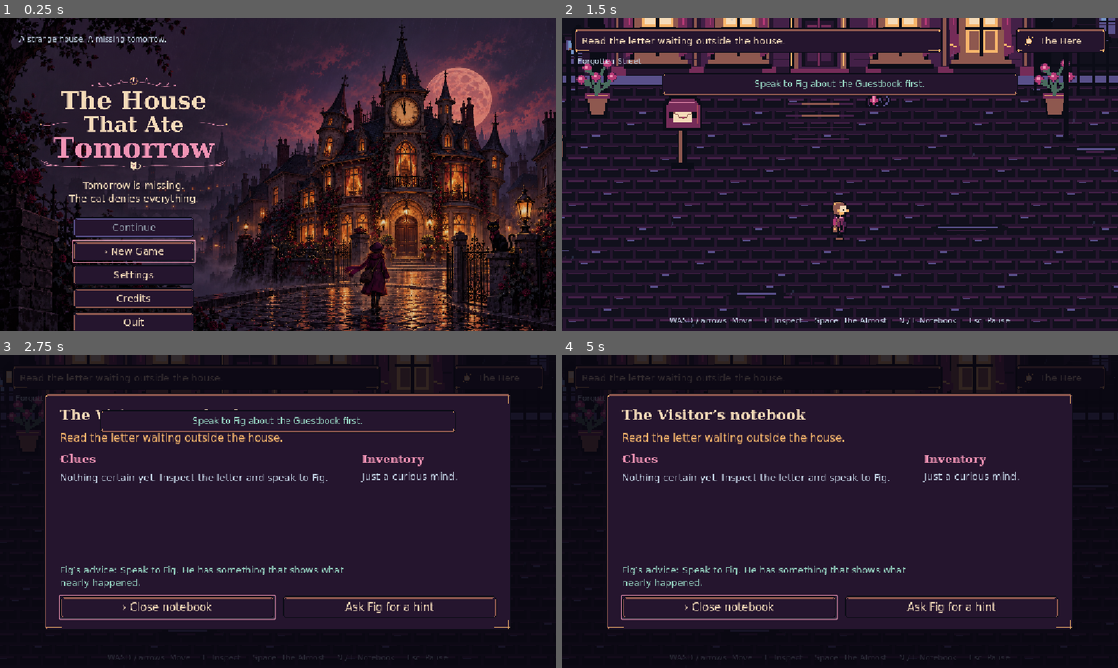
Above: before the commit, frames 1-4 (two rows, left to right).
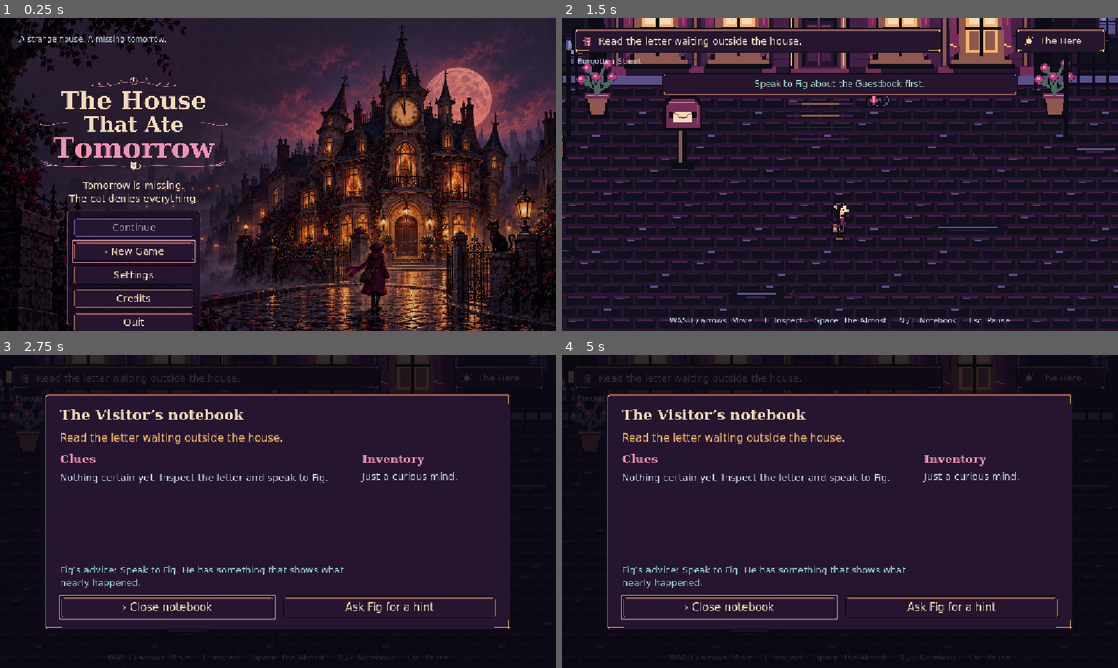
Above: after the commit, the same moments.

Repository: itsnotalwin/THE-HOUSE-THAT-ATE-TOMORROW-
Game: Godot game, scene res://scenes/main.tscn
The game is run twice, just before and just after one commit, with the same random seed, the same clock (stepped at 60 frames per second) and the same inputs. Sound files missing from this copy of the repository are replaced by a short silence.
Inputs (mouse positions are in pixels of both pictures, inside the frame that each line leads up to):
- Up to frame 1 (0.25 s): no input
- Up to frame 2 (1.5 s): click "› New Game" at 0.5 s; tap Enter at 1.25 s; move the mouse to (962, 158) at 1.27 s; hold D (move_right) from 1.28 s (still down); hold Space (almost) from 1.28 s (still down); click (962, 158) at 1.42 s
- Up to frame 3 (2.75 s): tap N (notebook) at 1.55 s; release D (move_right) at 2 s; release Space (almost) at 2 s; click "Ask Fig for a hint" at 2 s
- Up to frame 4 (5 s): click "Ask Fig for a hint" at 2.75 s; move the mouse to (728, 527) at 3.52 s; hold S (move_down) 3.53-4.28 s; tap E (interact) at 3.6 s; click (728, 527) at 3.67 s; tap N (notebook) at 3.8 s; move the mouse to (895, 442) at 4.27 s; hold D (move_right) from 4.28 s (still down); hold N (notebook) from 4.28 s (still down); click (895, 442) at 4.42 s

The runs differ from the first frame. In frame 1, 0.6% of the frame differs, in the area x 12-37%, y 61-98%; in frame 2, 0.7%; in frame 3, 1.6%, in the area x 3-82%, y 6-25%; in frame 4, 0.3%.

Commit message:
Polish interface and update the Visitor character

Diff:
--- a/assets/approved_manifest.csv
+++ b/assets/approved_manifest.csv
@@ -2,7 +2,6 @@
 foyer_atlas_here.png,art_staging/tiles/foyer_atlas_here.png,57eb284fee8014e71d812bdfcf4d7a4874401374d27ab7d18c21c2d99e65b34d,2026-10-27
 foyer_atlas_almost.png,art_staging/tiles/foyer_atlas_almost.png,8039880b429f993b2fb16726c460585a78e0a8063dc91657bfb0ac4380e0823c,2026-10-27
 foyer_atlas.json,art_staging/tiles/foyer_atlas.json,a3a3a1a61d52e0b690de57f984d9092d8412b68c27277c4a36bfd301abae1693,2026-10-27
-visitor_sheet.png,art_staging/sprites/visitor_sheet.png,93aea858ae17f71320728196a7fe434a300ce62083d61a1531475598e40384a5,2026-10-27
 fig_sheet.png,art_staging/sprites/fig_sheet.png,ad5d69098fdfde37417dedbecfcb958ca368d1c67ff7387ec420c563aa01c141,2026-10-27
 fig_portraits.png,art_staging/sprites/fig_portraits.png,95ffe206b5aa7062bac8aa466bf760d1374bd6114b7a212a6877edfb181ad172,2026-10-27
 title_wordmark.png,art_staging/branding/title_wordmark.png,74a9c1a9fd22ba8e0a68b3d9b975ffb49eefd1f817ae6e6b0568c3c02ed60b2b,2026-10-27
--- a/scripts/ui.gd
+++ b/scripts/ui.gd
@@ -48,8 +48,13 @@
 
 func _process(delta: float) -> void:
 	if _toast_remaining > 0.0:
-		_toast_remaining = maxf(0.0, _toast_remaining - delta)
-		_toast_panel.visible = _toast_remaining > 0.0
+		# Keep notices readable without covering an open book or conversation.
+		# Their timer resumes when the player returns to exploration.
+		var panel_open: bool = _modal.visible or _dialogue.visible
+		_toast_panel.visible = not panel_open
+		if not panel_open:
+			_toast_remaining = maxf(0.0, _toast_remaining - delta)
+			_toast_panel.visible = _toast_remaining > 0.0
 
 
 func _unhandled_key_input(event: InputEvent) -> void:
@@ -95,6 +100,22 @@
 	skin.set_stylebox("focus", "CheckBox", focus)
 	skin.set_stylebox("focus", "HSlider", focus)
 	skin.set_stylebox("panel", "PanelContainer", _texture_style("dialogue_panel.png"))
+	# The notebook's scroll thumb belongs to the same rose-and-plum palette
+	# as its headings and keyboard focus, including its active states.
+	var scroll_track := StyleBoxFlat.new()
+	scroll_track.bg_color = Color("1c1226")
+	scroll_track.set_corner_radius_all(3)
+	var scroll_thumb := StyleBoxFlat.new()
+	scroll_thumb.bg_color = Color("b66d8c")
+	scroll_thumb.set_corner_radius_all(3)
+	var scroll_active := StyleBoxFlat.new()
+	scroll_active.bg_color = BLUSH
+	scroll_active.set_corner_radius_all(3)
+	skin.set_stylebox("scroll", "VScrollBar", scroll_track)
+	skin.set_stylebox("scroll_focus", "VScrollBar", scroll_track)
+	skin.set_stylebox("grabber", "VScrollBar", scroll_thumb)
+	skin.set_stylebox("grabber_highlight", "VScrollBar", scroll_active)
+	skin.set_stylebox("grabber_pressed", "VScrollBar", scroll_active)
 	theme = skin
 	_build_title()
 	_build_hud()
@@ -237,6 +258,19 @@
 	tagline.position = Vector2(44, 335)
 	tagline.size = Vector2(466, 56)
 	tagline.horizontal_alignment = HORIZONTAL_ALIGNMENT_CENTER
+	# A quiet framed inset gathers the menu over the illustrated doorway
+	# without changing the position or hit area of any control.
+	var menu_frame := Panel.new()
+	menu_frame.position = Vector2(139, 399)
+	menu_frame.size = Vector2(276, 237)
+	menu_frame.mouse_filter = Control.MOUSE_FILTER_IGNORE
+	var frame_style := StyleBoxFlat.new()
+	frame_style.bg_color = Color(0.10, 0.055, 0.14, 0.82)
+	frame_style.border_color = Color(0.72, 0.38, 0.45, 0.75)
+	frame_style.set_border_width_all(1)
+	frame_style.set_corner_radius_all(4)
+	menu_frame.add_theme_stylebox_override("panel", frame_style)
+	_title.add_child(menu_frame)
 	var menu := VBoxContainer.new()
 	menu.name = "TitleActions"
 	_title.add_child(menu)
@@ -257,9 +291,21 @@
 	objective_panel.position = Vector2(24, 20)
 	objective_panel.size = Vector2(765, 54)
 	objective_panel.mouse_filter = Control.MOUSE_FILTER_IGNORE
+	var objective_row := HBoxContainer.new()
+	objective_row.add_theme_constant_override("separation", 10)
+	objective_panel.add_child(objective_row)
+	var journal_icon := TextureRect.new()
+	journal_icon.texture = _texture("icon_notebook.png")
+	journal_icon.expand_mode = TextureRect.EXPAND_IGNORE_SIZE
+	journal_icon.stretch_mode = TextureRect.STRETCH_KEEP_ASPECT_CENTERED
+	journal_icon.custom_minimum_size = Vector2(24, 24)
+	journal_icon.texture_filter = CanvasItem.TEXTURE_FILTER_NEAREST
+	journal_icon.mouse_filter = Control.MOUSE_FILTER_IGNORE
+	objective_row.add_child(journal_icon)
 	_objective = _label("", 20)
+	_objective.size_flags_horizontal = Control.SIZE_EXPAND_FILL
 	_objective.text_overrun_behavior = TextServer.OVERRUN_TRIM_ELLIPSIS
-	objective_panel.add_child(_objective)
+	objective_row.add_child(_objective)
 	var mode_panel := PanelContainer.new()
 	_hud.add_child(mode_panel)
 	mode_panel.set_anchors_and_offsets_preset(Control.PRESET_TOP_RIGHT)
@@ -396,6 +442,7 @@
 	_modal.visible = false
 	_hud.visible = true
 	_dialogue.visible = true
+	_toast_panel.visible = false
 	_prompt_panel.visible = false
 	_dialogue_choices = choices.duplicate(true)
 	_current_panel = "dialogue"
@@ -403,7 +450,8 @@
 	var row := HBoxContainer.new()
 	row.add_theme_constant_override("separation", 22)
 	_dialogue_content.add_child(row)
-	if speaker.to_lower() == "fig":
+	var portrait_speaker: String = speaker.to_lower()
+	if portrait_speaker in ["fig", "visitor"]:
 		var portrait_box := Control.new()
 		portrait_box.custom_minimum_size = Vector2(128, 128)
 		portrait_box.mouse_filter = Control.MOUSE_FILTER_IGNORE
@@ -416,7 +464,7 @@
 		frame.mouse_filter = Control.MOUSE_FILTER_IGNORE
 		var face := TextureRect.new()
 		var atlas := AtlasTexture.new()
-		atlas.atlas = _texture("fig_portraits.png")
+		atlas.atlas = _texture("fig_portraits.png" if portrait_speaker == "fig" else "visitor_portraits.png")
 		atlas.region = Rect2(clampi(portrait, 0, 2) * 64, 0, 64, 64)
 		face.texture = atlas
 		face.expand_mode = TextureRect.EXPAND_IGNORE_SIZE
@@ -437,6 +485,10 @@
 	var first: Button = null
 	if choices.is_empty():
 		_dialogue_continue = _button("Continue  ·  E / Enter", func() -> void: dialogue_advanced.emit())
+		# Keep the action legible without stretching it across the entire page.
+		actions.alignment = BoxContainer.ALIGNMENT_END
+		_dialogue_continue.custom_minimum_size.x = 230
+		_dialogue_continue.size_flags_horizontal = Control.SIZE_SHRINK_END
 		actions.add_child(_dialogue_continue)
 		first = _dialogue_continue
 	else:
@@ -464,6 +516,7 @@
 func _card(title: String, width: float = 720.0) -> VBoxContainer:
 	_ensure_built()
 	_modal.visible = true
+	_toast_panel.visible = false
 	_dialogue.visible = false
 	_clear(_modal_center)
 	var panel := PanelContainer.new()
@@ -654,7 +707,7 @@
 	_ensure_built()
 	_toast_label.text = text
 	_toast_remaining = 3.6
-	_toast_panel.visible = true
+	_toast_panel.visible = not (_modal.visible or _dialogue.visible)
 
 
 func hide_panels() -> void:
--- a/scripts/world.gd
+++ b/scripts/world.gd
@@ -28,6 +28,7 @@
 var _notice: Polygon2D
 var _door_markers: Array[Polygon2D] = []
 var _mode_sprites: Array[Sprite2D] = []
+var _ceiling_sprites: Array[Sprite2D] = []
 var _almost_objects: Array[Node2D] = []
 var _facing: Vector2 = Vector2.DOWN
 var _direction_row: int = 0
@@ -52,6 +53,7 @@
 		remove_child(_room_root)
 		_room_root.queue_free()
 	_mode_sprites.clear()
+	_ceiling_sprites.clear()
 	_almost_objects.clear()
 	_door_markers.clear()
 	_notice = null
@@ -116,6 +118,7 @@
 		elif layer == "ceiling":
 			sprite.position = top_left
 			_ceiling.add_child(sprite)
+			_ceiling_sprites.append(sprite)
 		else:
 			var baseline: float = top_left.y + native_size.y
 			if asset_name == "guestbook":
@@ -279,6 +282,7 @@
 
 
 func _process(delta: float) -> void:
+	_update_ceiling_visibility()
 	if not is_instance_valid(_fig_sprite) or not _enabled:
 		return
 	_ambient_time += delta
@@ -286,6 +290,15 @@
 	_fig_sprite.frame = 1 if cycle > 5.2 and cycle < 5.34 else (2 if cycle > 3.6 and cycle < 4.0 else 0)
 	if current_room == "street" and not reduced_motion:
 		queue_redraw()
+
+
+func _update_ceiling_visibility() -> void:
+	if not is_instance_valid(player):
+		return
+	var visitor_bounds := Rect2(player.position + Vector2(-12, -30), Vector2(24, 32))
+	for sprite: Sprite2D in _ceiling_sprites:
+		var overlaps: bool = Rect2(sprite.position, sprite.region_rect.size).intersects(visitor_bounds)
+		sprite.modulate.a = 0.22 if overlaps else 1.0
 
 
 func _draw() -> void:
--- a/tests/test_world.gd
+++ b/tests/test_world.gd
@@ -38,6 +38,15 @@
 		print(room + ": target selection checked")
 	world.load_room("hall", Vector2(256, 300), false, false)
 	await physics_frame
+	var chandelier: Sprite2D = world.get_node("AuthoredRoom/Ceiling/chandelier")
+	world.player.position = world.get_target_position("portrait")
+	await process_frame
+	await process_frame
+	check(chandelier.modulate.a < 0.5, "Chandelier obscures the Visitor at the portrait")
+	world.player.position = Vector2(256, 300)
+	await process_frame
+	await process_frame
+	check(is_equal_approx(chandelier.modulate.a, 1.0), "Chandelier remains faded away from Visitor")
 	world.player.position = world.get_target_position("notice")
 	await physics_frame
 	check(world.get_target_id() != "notice", "Notice available before puzzle solution")
Binary file changed: assets/SCREENSHOT.png
Binary file added: assets/visitor_portraits.png
Not shown, added: assets/visitor_portraits.png.import
Binary file changed: assets/visitor_sheet.png
Binary file changed: qa/SCREENSHOT.png
Binary file added: qa/runtime/31-visual-title.png
Binary file added: qa/runtime/32-visual-street.png
Binary file added: qa/runtime/33-visitor-dialogue.png
Binary file added: qa/runtime/34-visitor-dialogue-960.png
Binary file added: qa/runtime/35-notebook-960.png
Binary file added: qa/runtime/36-fig-dialogue.png
Binary file changed: scenes/SCREENSHOT.png
(and 6 more such lines)
